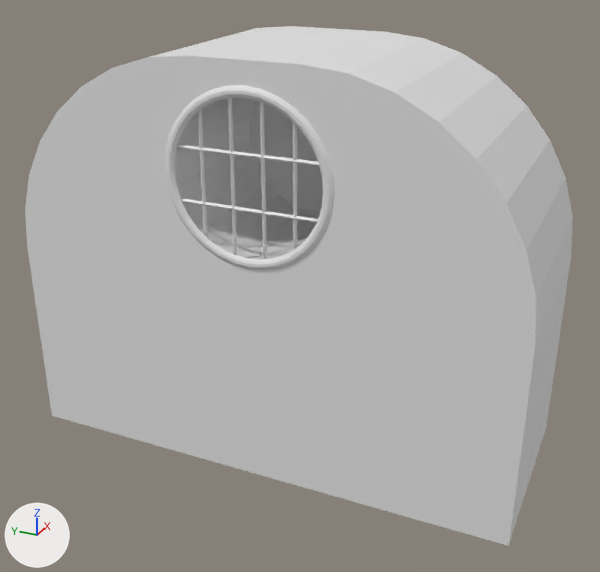
The Blender file Models/GroupD/Factory Kit/Factory Machinery/Smelter/FM-004 Smelter.blend, before and after one commit.
Both versions are drawn from a camera (50 mm lens) standing at (-15.9, -6.34, 10.21) and looking at (-2.3, -0.22, 3.41). Lighting does not change. The marker at lower left points along +X, +Y and +Z.

Names of what the first picture shows: 'FM-004 Smelter'.
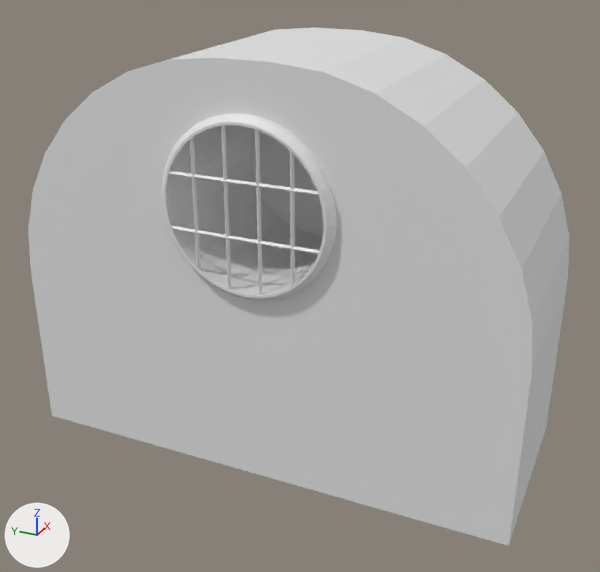
Boxes [x1, y1, x2, y2] around the edits, measured in the pictures (600 x 572 px):
```json
{"object": "FM-004 Smelter", "change": "reshaped, moved", "before": [25, 26, 573, 546], "after": [28, 27, 569, 546]}
{"object": "SmelterBarWindow", "change": "added", "after": [169, 125, 319, 293]}
{"part": 1, "of": "me_cube_003", "change": "rebuilt", "before": [25, 26, 573, 546], "after": [28, 27, 569, 546]}
{"part": 2, "of": "me_cube_003", "change": "deleted", "before": [165, 85, 335, 270]}
{"part": 3, "of": "me_cube_003", "change": "deleted", "before": [175, 98, 319, 259]}
```

The change, as JSON lines over the scene's bpy script:
```json
{"block": "me_cube_003", "where": "# used by ob_fm_004_smelter; location = (0.0, 0.0, 0.0)"}
{"op": "remove", "block": "me_cube_003", "code": "me_cube_003.from_pydata(...)  # 404 vertices, 384 faces; spans x -4.05..0.0, y -5.0..5.0, z 0.0..8.0"}
{"op": "add", "block": "me_cube_003", "code": "me_cube_003.from_pydata(...)  # 233 vertices, 184 faces; spans x -3.2..1.0, y -5.0..5.0, z -1.0..7.0"}
{"block": "me_cube_003", "change": "me_cube_003 part 1: the loose piece of 104 vertices spanning x -4.0..0.0, y -5.0..5.0, z 0.0..8.0 is rebuilt with 233 vertices and now spans x -3.2..1.0, y -5.0..5.0, z -1.0..7.0"}
{"block": "me_cube_003", "change": "me_cube_003 part 2: the loose piece of 192 vertices spanning x -4.05..-4.0, y -1.6..1.6, z 4.4..7.6 is deleted"}
{"block": "me_cube_003", "change": "me_cube_003 part 3: the loose piece of 108 vertices spanning x -3.98..-3.9, y -1.46..1.46, z 4.5..7.42 is deleted"}
{"op": "add", "block": "me_plane_001", "code": ["me_plane_001 = bpy.data.meshes.new('Plane.001')", "me_plane_001.from_pydata(...)  # 150 vertices, 122 faces; spans x 0.0..0.05, y -0.98..0.98, z 0.02..1.98"]}
{"op": "set", "path": "ob_fm_004_smelter.location", "old": "(0.0, 0.0, 0.0)", "new": "(-1.0, 0.0, 1.0)"}
{"op": "add", "block": "ob_smelterbarwindow", "code": ["ob_smelterbarwindow = bpy.data.objects.new('SmelterBarWindow', me_plane_001)", "ob_smelterbarwindow.parent = ob_fm_004_smelter", "ob_smelterbarwindow.matrix_parent_inverse = Matrix(((1.0, 0.0, 0.0, 1.0), (0.0, 1.0, 0.0, 0.0), (0.0, 0.0, 1.0, -1.0), (0.0, 0.0, 0.0, 1.0)))", "ob_smelterbarwindow.location = (-4.2, 0.0, 4.0)", "ob_smelterbarwindow.scale = (1.5, 1.54, 1.52)"]}
```
